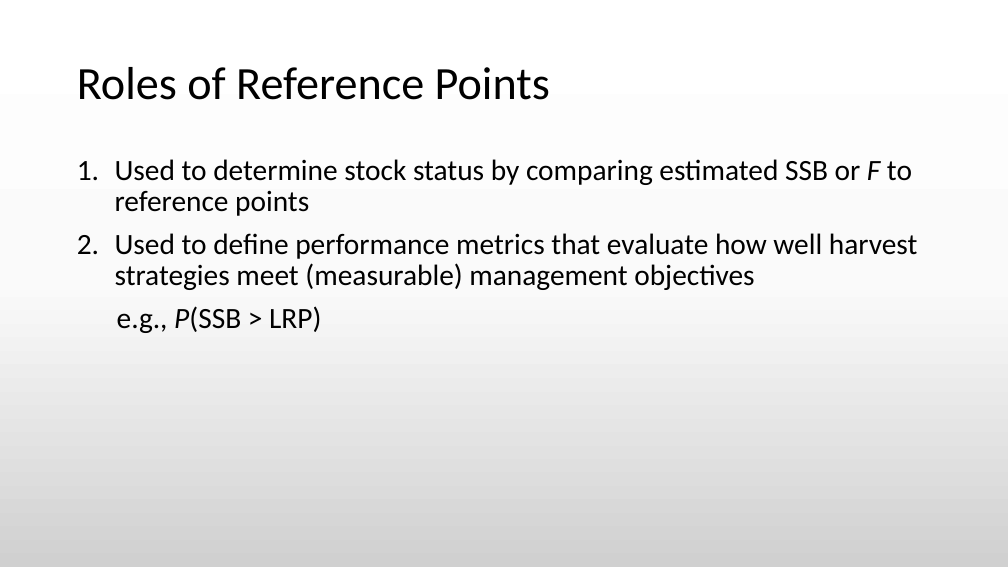
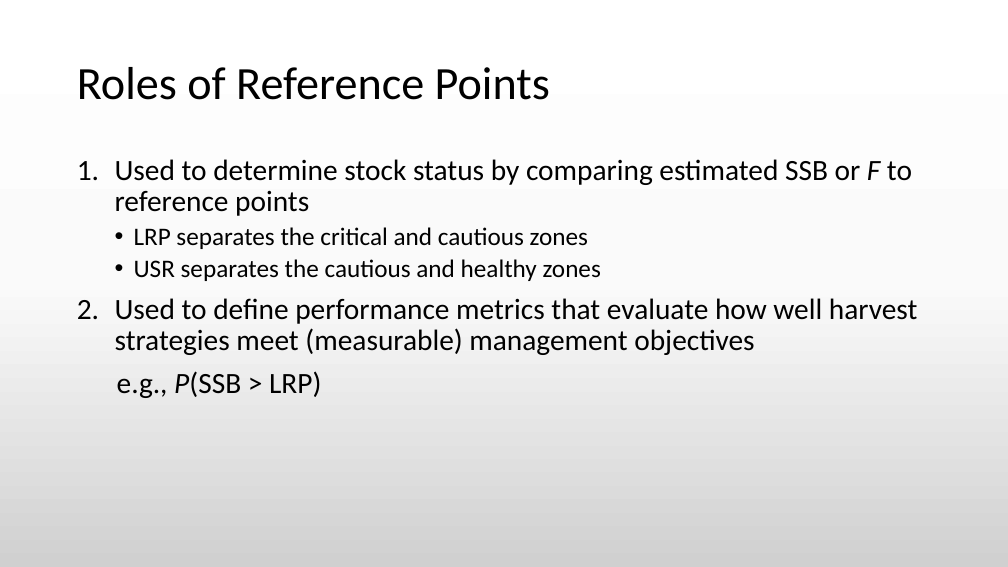
Before and after one commit to TESA-workshops/Ref-Pt-101, a slide deck: slide 10 of RefPt101_draft.pptx. Drawn at 1008x567 pixels with LibreOffice and Linux fonts; fonts in the diff are those of the drawing. Boxes give left, top, right and bottom in pixels: in the first picture for what was removed or moved away, otherwise in the second. Text is boxed around its words. In the diff, an @@ line names an element or a change of style, - is before the commit and + after.

```diff
--- a/RefPt101_draft.pptx
+++ b/RefPt101_draft.pptx
@@ text at <box>134,227,601,281</box>: paragraphs added @@
+  • LRP separates the critical and cautious zones
+  • USR separates the cautious and healthy zones
```
Also in this commit, not shown: 18 other slides changed, 4 slides added, 1 other file.
